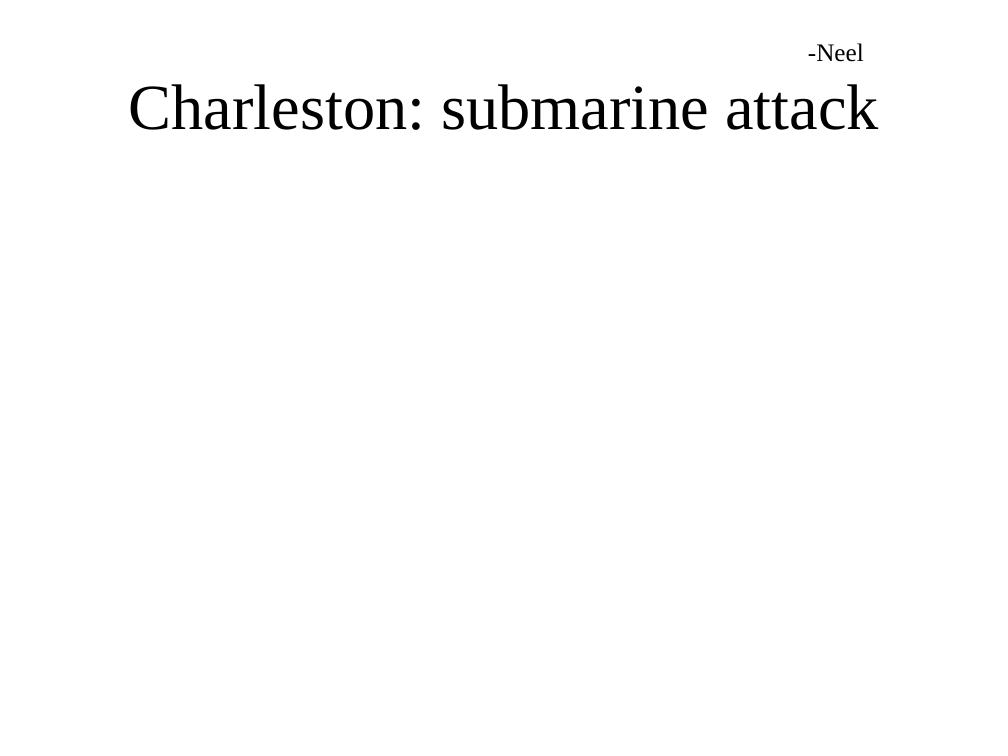
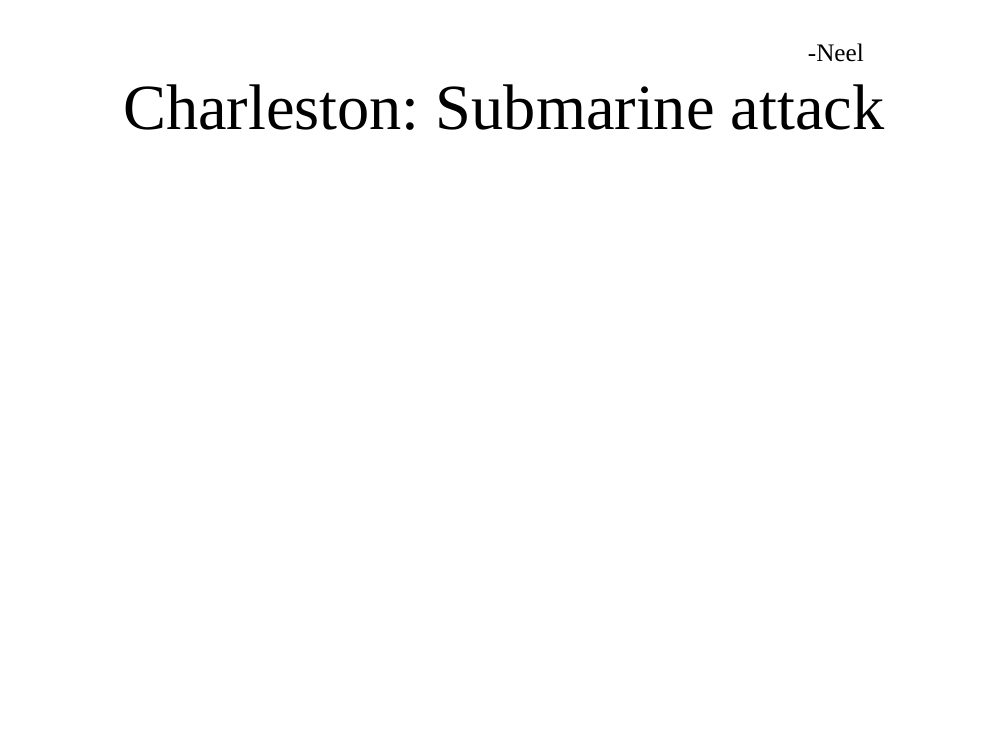
Before and after one commit to ngb3748/SS-Archive-proj, a slide deck: slide 26 of Archive project.pptx (slide 25 before the commit). Drawn at 1008x756 pixels with LibreOffice and Linux fonts; fonts in the diff are those of the drawing; background and template pictures are left out. Boxes give left, top, right and bottom in pixels: in the first picture for what was removed or moved away, otherwise in the second. Text is boxed around its words. In the diff, an @@ line names an element or a change of style, - is before the commit and + after.

```diff
--- a/Archive project.pptx
+++ b/Archive project.pptx
@@ title at bbox=[123, 84, 884, 130]: text changed @@
-Charleston: submarine attack
+Charleston: Submarine attack
```
Also in this commit, not shown: 3 other slides changed, 2 slides added.
